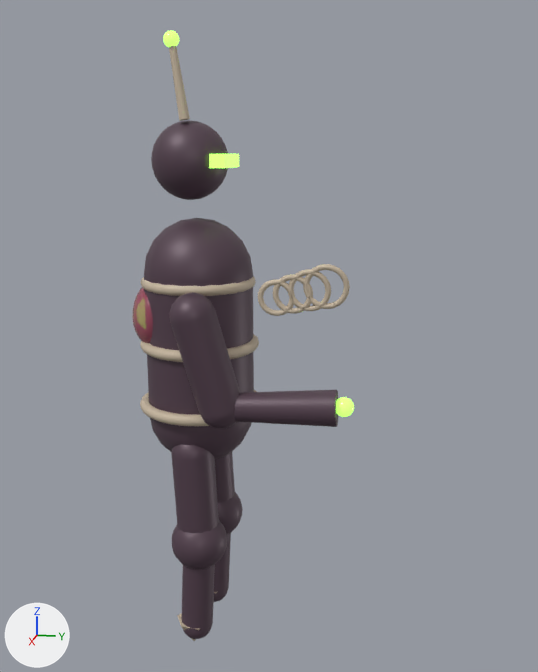
Two versions of the glTF model game-client/assets/models/grafted-brood-shooter.glb, one commit apart.
Before and after are seen from a 50 mm lens placed at (2.477, 0.575, 1.792), pointed at (-0.025, 0.075, 1.167). Arrows for +X, +Y and +Z are at lower left; the lights stay in place. The first picture is the older version. Where no turn or scale is listed for an object, it has been applied to the vertices. Vertices at exactly the same position are counted once.

In view in the first picture: 'chest_sac', 'gun_barrel', 'gun_rib_1', 'gun_rib_2', 'gun_rib_3', 'gun_rib_4', 'gun_upper', 'leg_l_upper', 'leg_r_knee', 'leg_r_lower', 'leg_r_upper', 'muzzle_gland', 'skull_plate', 'torso_band_1', 'torso_band_2', 'torso_band_3', 'torso_shell' and 6 more.
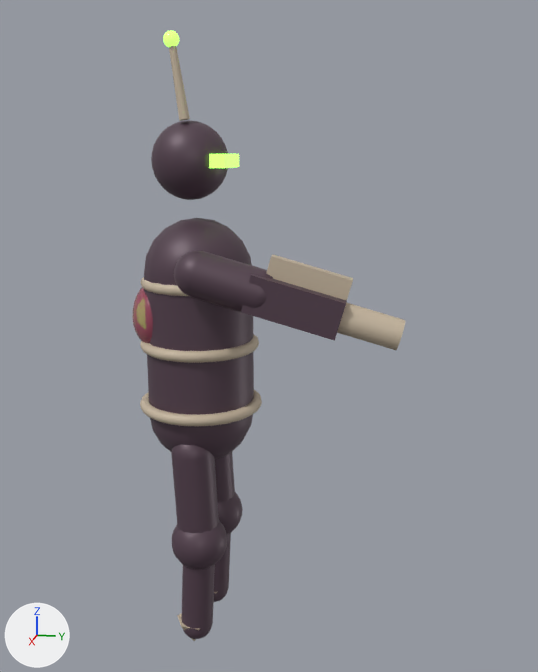
The newer file is also turned or shifted as a whole; pictures and numbers use the older file's frame.

Pixel boxes [x1, y1, x2, y2] of what changed, in the pictures (538 x 672 px):
'gun_upper', reshaped (39% wider, 54% shorter): before [169, 292, 240, 429]; after [174, 250, 273, 312]
'gun_barrel', reshaped, recoloured: before [234, 390, 338, 427]; after [337, 302, 405, 350]
'gun_breech', added: after [241, 274, 347, 341]
'gun_fin', added (beige): after [266, 255, 353, 301]
'gun_rib_4', deleted (beige): before [303, 264, 350, 309]
'gun_rib_3', deleted (beige): before [288, 269, 331, 311]
'gun_rib_2', deleted (beige): before [273, 274, 313, 314]
'gun_rib_1', deleted (beige): before [258, 279, 295, 316]
'muzzle_gland', reshaped (not visible afterwards): before [336, 397, 354, 417]
part 2 of me_mesh_11, deleted: before [234, 390, 338, 427]
part 3 of me_mesh_11, added (beige): after [337, 302, 405, 350]

What changed in the scene script:
```text
Change me_mesh_10:
    used by ob_gun_upper; location = (0.223, -0.081, 1.133)
    remove me_mesh_10.from_pydata(...)  # 136 vertices, 238 faces; spans x -0.091..0.091, y -0.112..0.112, z -0.229..0.229
    add me_mesh_10.from_pydata(...)  # 136 vertices, 238 faces; spans x -0.072..0.09, y -0.095..0.247, z 0.163..0.362
    me_mesh_10 part 1: 136 of 136 vertices moved; they spanned x -0.091..0.091, y -0.112..0.112, z -0.229..0.229 and now span x -0.072..0.09, y -0.095..0.247, z 0.163..0.362; mean shift (0.007, 0.065, 0.243)
Change me_mesh_11:
    used by ob_gun_barrel; location = (0.204, 0.143, 0.984)
    remove me_mesh_11.from_pydata(...)  # 36 vertices, 64 faces; spans x -0.064..0.056, y -0.202..0.203, z -0.055..0.07
    remove me_mesh_11.materials.append(mat_chitin)  # greyish purple #584451
    add me_mesh_11.from_pydata(...)  # 30 vertices, 28 faces; spans x -0.053..0.056, y 0.185..0.404, z 0.213..0.363
    me_mesh_11 part 2: 36 vertices removed from x -0.064..0.056, y -0.202..0.203, z -0.055..0.07
    me_mesh_11 part 3: 30 vertices added at x -0.053..0.056, y 0.185..0.404, z 0.213..0.363
    add me_mesh_11.materials.append(mat_bone_carapace)  # beige #c9b9a2
Change me_mesh_16:
    used by ob_muzzle_gland; location = (0.2, 0.366, 1.0)
    remove me_mesh_16.from_pydata(...)  # 204 vertices, 352 faces; spans x -0.0318..0.0318, y -0.032..0.032, z -0.032..0.032
    add me_mesh_16.from_pydata(...)  # 204 vertices, 352 faces; spans x -0.0344..0.0375, y 0.0936..0.1655, z 0.2198..0.2918
    me_mesh_16 part 4: the whole mesh is multiplied about its middle by the matrix ((1.124, 0.011, -0.044), (-0.043, 0.56, -0.975), (0.012, 0.976, 0.56)), then moved by (0.0016, 0.1295, 0.2558)
Add me_mesh_12_1:
    me_mesh_12_1.from_pydata([(0.028, -0.133, 0.001), (0.028, -0.115, 0.068), (0.012, 0.117, -0.069), (0.012, 0.136, -0.001), (-0.012, -0.117, 0.069), (-0.012, -0.136, 0.001), (-0.028, 0.133, -0.001), (-0.028, 0.115, -0.068)], [], [(0, 2, 1), (2, 3, 1), (4, 6, 5), (6, 7, 5), (4, 5, 1), (5, 0, 1), (7, 6, 2), (6, 3, 2), (5, 7, 0), (7, 2, 0), (1, 3, 4), (3, 6, 4)])
    me_mesh_12_1.materials.append(mat_bone_carapace)  # beige #c9b9a2
Add me_mesh_11_1:
    me_mesh_11_1.from_pydata([(0.074, -0.157, -0.019), (0.074, -0.124, 0.097), (0.056, 0.132, -0.099), (0.056, 0.164, 0.017), (-0.056, -0.132, 0.099), (-0.056, -0.164, -0.017), (-0.074, 0.157, 0.019), (-0.074, 0.124, -0.097)], [], [(0, 2, 1), (2, 3, 1), (4, 6, 5), (6, 7, 5), (4, 5, 1), (5, 0, 1), (7, 6, 2), (6, 3, 2), (5, 7, 0), (7, 2, 0), (1, 3, 4), (3, 6, 4)])
    me_mesh_11_1.materials.append(mat_chitin)  # greyish purple #584451
Remove ob_gun_rib_1:
    ob_gun_rib_1 = bpy.data.objects.new('gun_rib_1', me_mesh_12)
    ob_gun_rib_1.location = (0.239, 0.151, 1.356)
Remove ob_gun_rib_2:
    ob_gun_rib_2 = bpy.data.objects.new('gun_rib_2', me_mesh_13)
    ob_gun_rib_2.location = (0.239, 0.203, 1.369)
Remove ob_gun_rib_3:
    ob_gun_rib_3 = bpy.data.objects.new('gun_rib_3', me_mesh_14)
    ob_gun_rib_3.location = (0.239, 0.254, 1.383)
Remove ob_gun_rib_4:
    ob_gun_rib_4 = bpy.data.objects.new('gun_rib_4', me_mesh_15)
    ob_gun_rib_4.location = (0.239, 0.306, 1.396)
Add ob_gun_fin:
    ob_gun_fin = bpy.data.objects.new('gun_fin', me_mesh_12_1)
    ob_gun_fin.location = (0.218, 0.25, 1.418)
Add ob_gun_breech:
    ob_gun_breech = bpy.data.objects.new('gun_breech', me_mesh_11_1)
    ob_gun_breech.location = (0.219, 0.207, 1.336)
```
